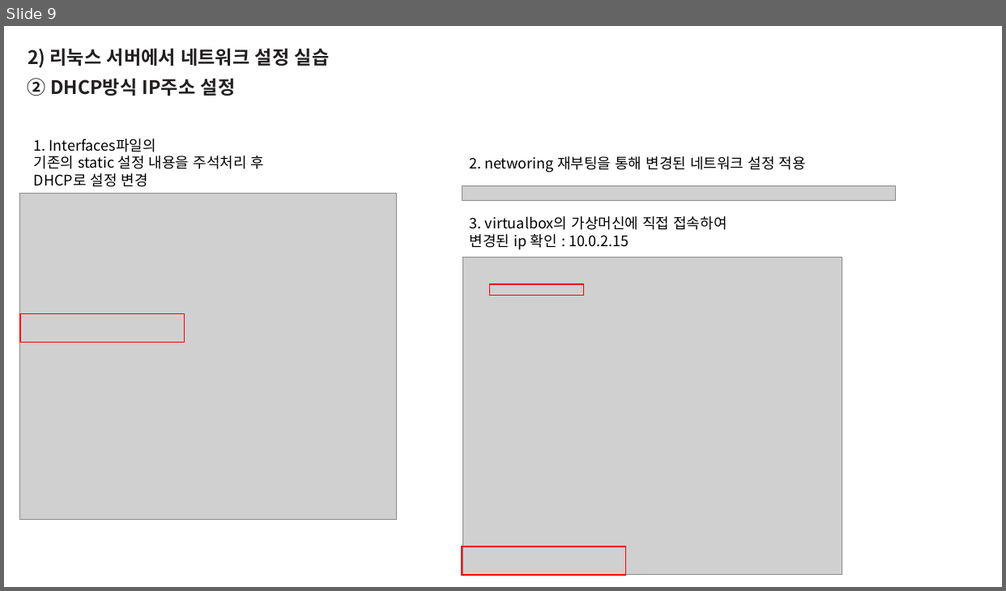
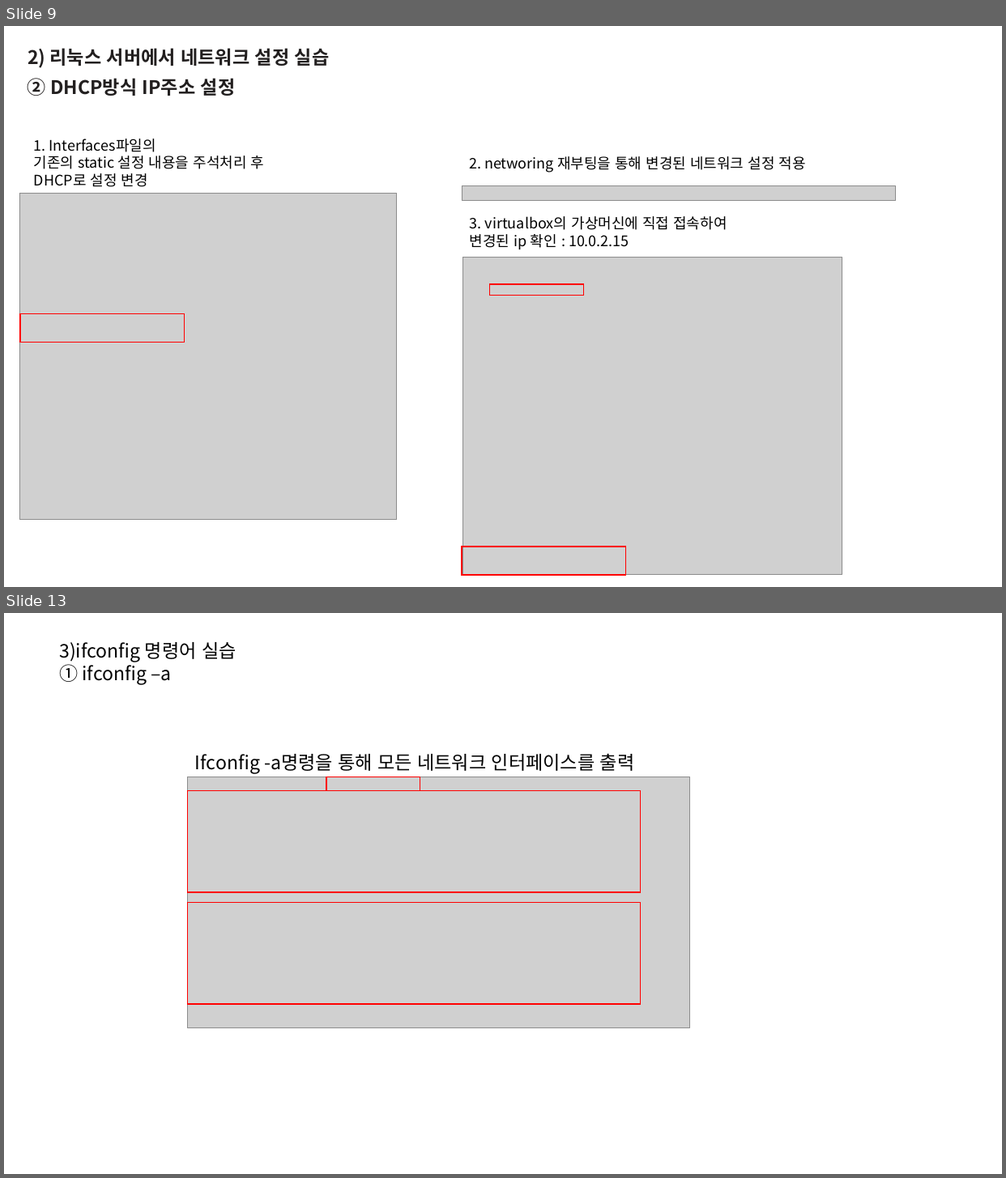
Before and after one commit to blueduckgraymouse/KOPO_SoftwareCoding, a slide deck: 리눅스 프로그래밍 수업/7강/35_임현덕_20220411.pptx. Shown one above the other, each under a label of ours: slide 9 before the commit, slides 9 and 13 after it; the slides between them are not shown. The pictures are 1006x591 and 1006x1178 pixels, drawn with LibreOffice and Linux fonts; fonts in the diff are those of the drawing; grey boxes stand for pictures. Boxes give left, top, right and bottom in pixels: in the first picture for what was removed or moved away, otherwise in the second. Text is boxed around its words. In the diff, an @@ line names an element or a change of style, - is before the commit and + after.

```diff
--- a/리눅스 프로그래밍 수업/7강/35_임현덕_20220411.pptx
+++ b/리눅스 프로그래밍 수업/7강/35_임현덕_20220411.pptx
@@ slide 13 added at (x1=4, y1=613, x2=1002, y2=1174), background #FFFFFF @@
@@ text added at (x1=59, y1=642, x2=236, y2=685), 18 pt, text #000000 @@
+3)ifconfig 명령어 실습
+① ifconfig –a
@@ text added at (x1=195, y1=753, x2=635, y2=773), 18 pt, text #000000 @@
+Ifconfig -a명령을 통해 모든 네트워크 인터페이스를 출력
@@ picture added at (x1=187, y1=777, x2=690, y2=1028) @@
@@ rectangle added at (x1=326, y1=777, x2=420, y2=790), outline #FF0000 1 pt @@
@@ rectangle added at (x1=187, y1=790, x2=641, y2=892), outline #FF0000 1 pt @@
@@ rectangle added at (x1=187, y1=903, x2=641, y2=1004), outline #FF0000 1 pt @@
```
Also in this commit, not shown: 2 slides changed, 16 other slides added, 3 slides removed.
